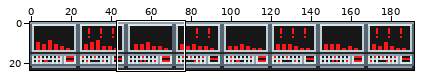
Two states of a sprite sheet, branches/Grafics_Under_Development/madtulip/objects/life support system/madtulip_life_support_system_red.png. The first picture is a wide view before the edit; the outline marks the close-up.
Close-up. Before the commit:
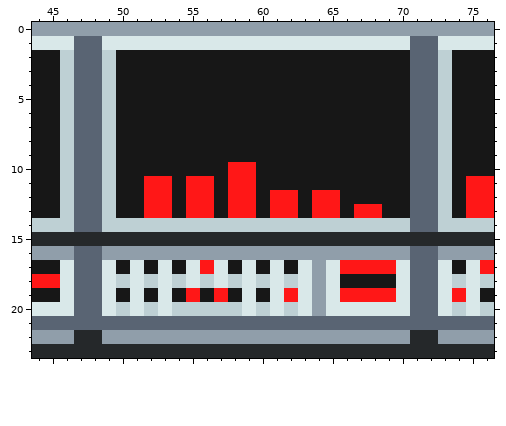
The file is 192x24 pixels. Shown: x 44..76, y 0..23.
And afterwards:
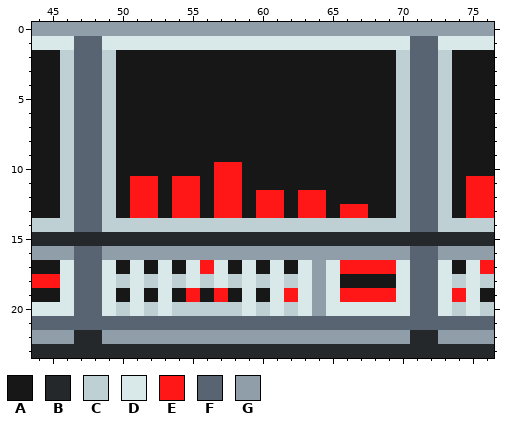
Palette (. is transparent): A #171717  B #25282a  C #bed0d4  D #d9e8e9  E #ff1717  F #596473  G #909eaa
Diff:
The edit turns colour E into colour A in row 10 at x 59; in row 11 at x 53, 56 and 59; in row 12 at x 53, 56, 59, 62 and 65; in row 13 at x 53, 56, 59, 62, 65 and 68.
The edit turns colour A into colour C in rows 2 to 13 at x 70.
The edit turns colour A into colour E in row 10 at x 57; in row 11 at x 51, 54 and 57; in row 12 at x 51, 54, 57, 60 and 63; in row 13 at x 51, 54, 57, 60, 63 and 66.
Boxes around the changes in both close-ups, in picture pixels (x1, y1, x2, y2):
changed: (130, 50, 410, 218)
